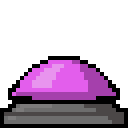
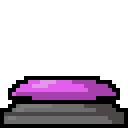
The second (128, 128) image is a revision of the first. Changes to its layers:
painted on "Layer 1" over [20, 56, 108, 84]
painted on "Layer 2" over [28, 56, 104, 88]
